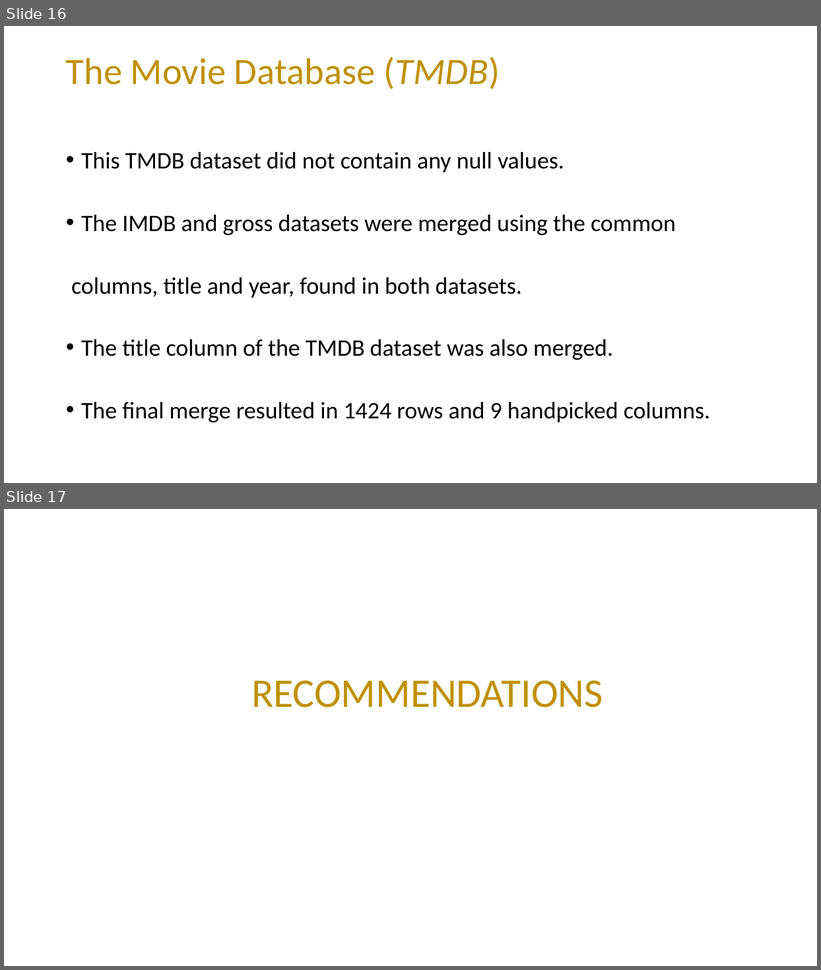
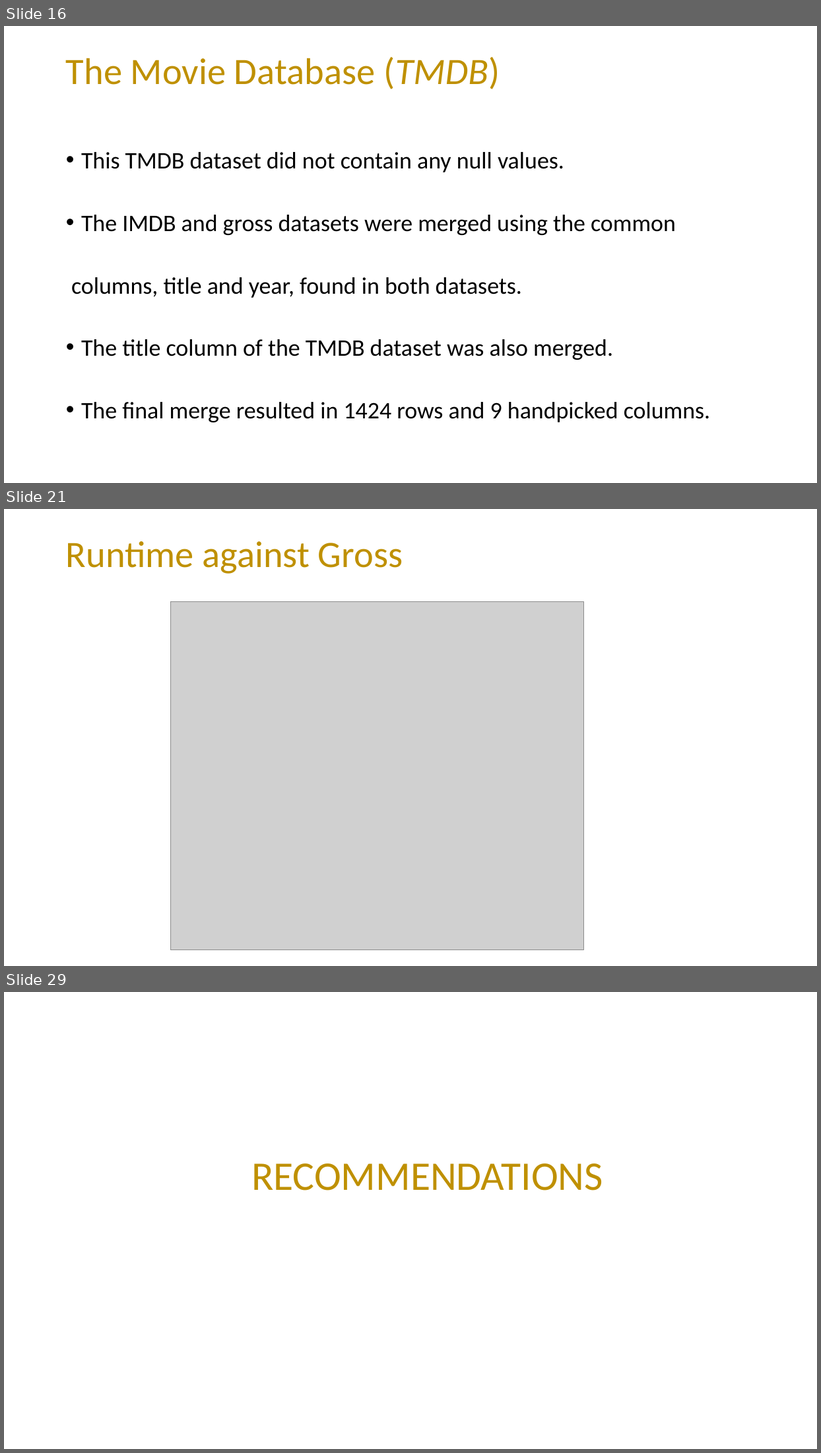
Before and after one commit to mading225/GROUP-6-PROJECT-, a slide deck: project.pptx. Shown one above the other, each under a label of ours: slides 16 and 17 before the commit, slides 16, 21 and 29 after it; the slides between them are not shown. The pictures are 821x970 and 821x1453 pixels, drawn with LibreOffice and Linux fonts; fonts in the diff are those of the drawing; grey boxes stand for pictures. Boxes give left, top, right and bottom in pixels: in the first picture for what was removed or moved away, otherwise in the second. Text is boxed around its words. In the diff, an @@ line names an element or a change of style, - is before the commit and + after.

```diff
--- a/project.pptx
+++ b/project.pptx
@@ slide 21 added at bbox=[4, 509, 817, 966], background #FFFFFF @@
@@ title added at bbox=[66, 541, 403, 574], 44 pt, text #BF9000 @@
+Runtime against Gross
@@ picture added at bbox=[170, 601, 583, 951] @@
@@ what was slide 17 is now slide 29 @@
```
Also in this commit, not shown: 11 other slides added.
